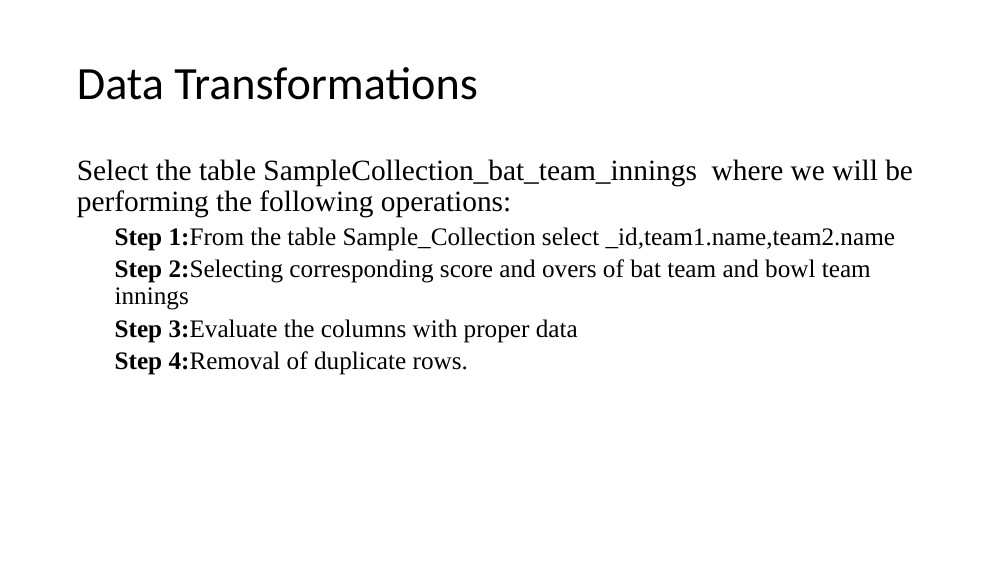
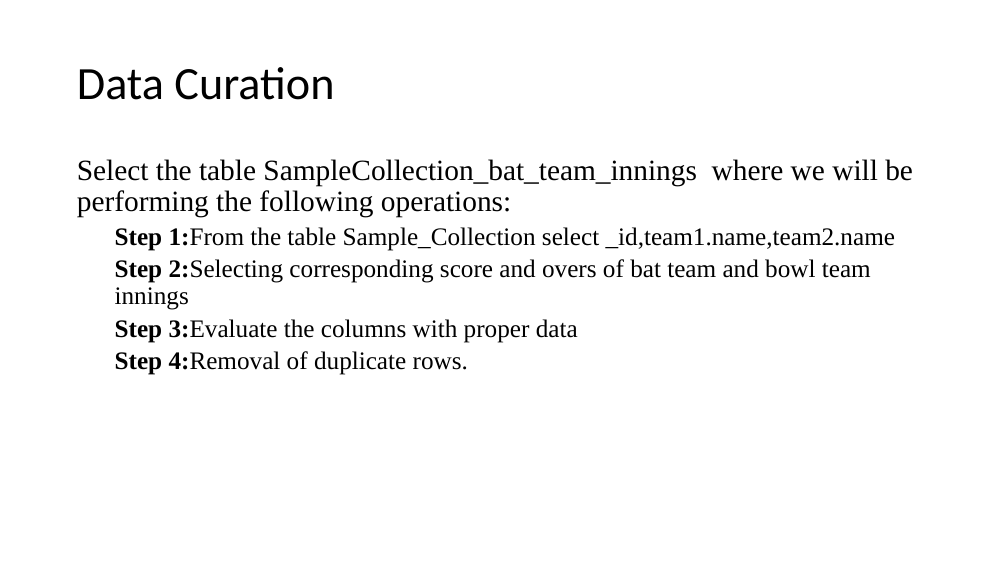
Before and after one commit to Deepthi1003/DataEncoders, a slide deck: slide 4 of Data Encoders Presentation Slides.pptx. Drawn at 1008x567 pixels with LibreOffice and Linux fonts; fonts in the diff are those of the drawing. Boxes give left, top, right and bottom in pixels: in the first picture for what was removed or moved away, otherwise in the second. Text is boxed around its words. In the diff, an @@ line names an element or a change of style, - is before the commit and + after.

```diff
--- a/Data Encoders Presentation Slides.pptx
+++ b/Data Encoders Presentation Slides.pptx
@@ title at <box>77,67,334,100</box>: text changed @@
-Data Transformations
+Data Curation
```
Also in this commit, not shown: 1 other file.
